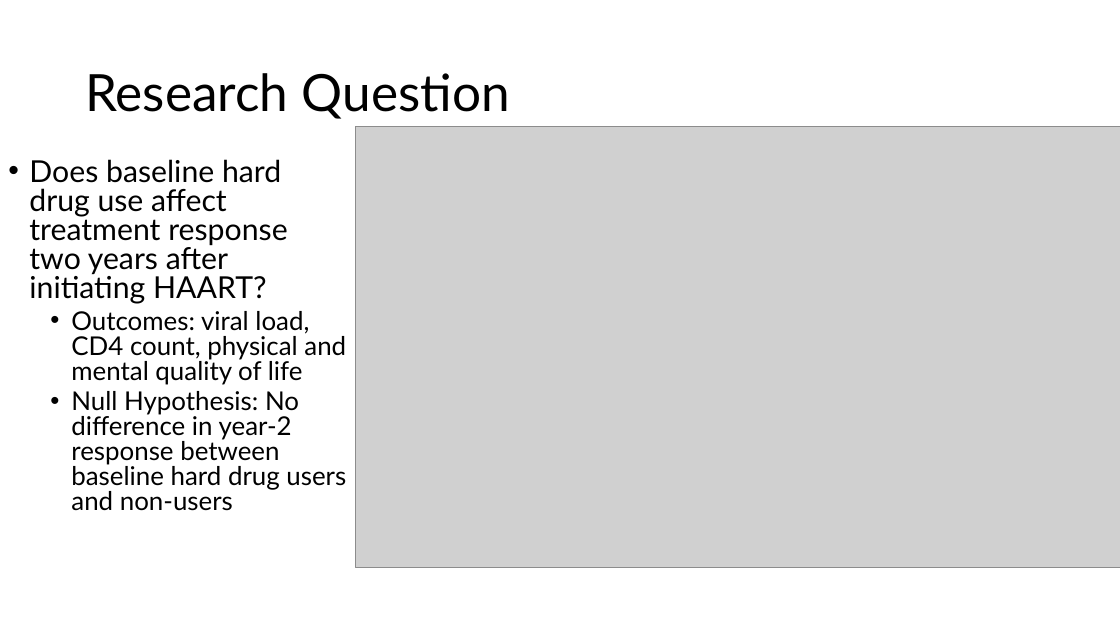
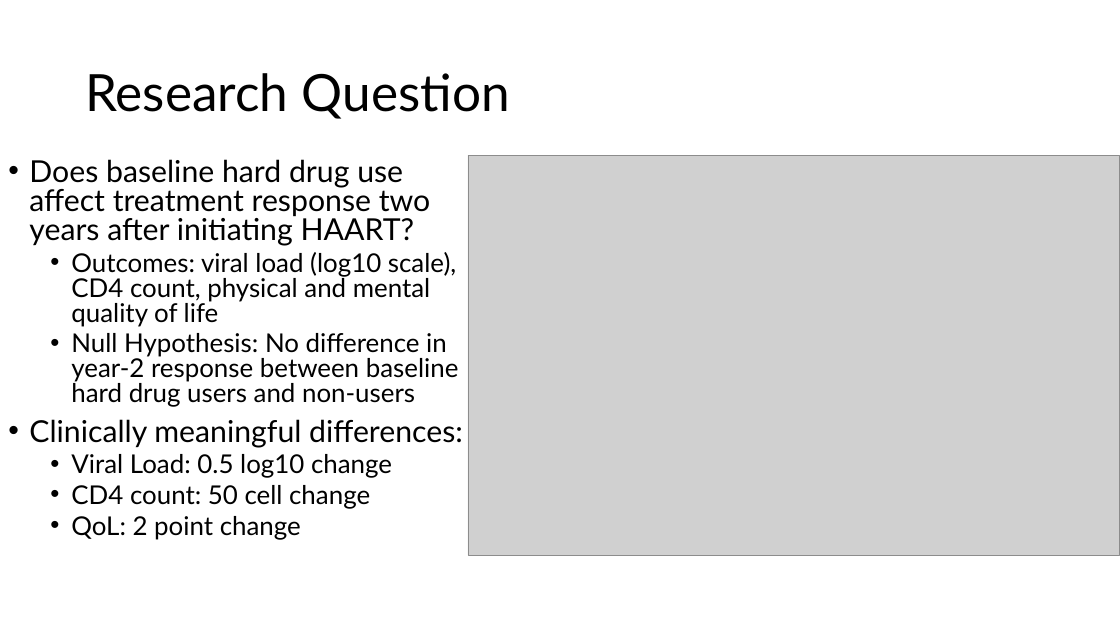
Before and after one commit to eweible/BIOS6624, a slide deck: slide 2 of P1/Dissemination/Interim Presentation.pptx. Drawn at 1120x630 pixels with LibreOffice and Linux fonts; fonts in the diff are those of the drawing; grey boxes stand for pictures. Boxes give left, top, right and bottom in pixels: in the first picture for what was removed or moved away, otherwise in the second. Text is boxed around its words. In the diff, an @@ line names an element or a change of style, - is before the commit and + after.

```diff
--- a/P1/Dissemination/Interim Presentation.pptx
+++ b/P1/Dissemination/Interim Presentation.pptx
@@ picture: place and size @@
-picture at box(355, 126, 1120, 567)
+picture at box(468, 155, 1120, 555)
@@ text at box(71, 252, 456, 327): text changed @@
-  • Outcomes: viral load, CD4 count, physical and mental quality of life
+  • Outcomes: viral load (log10 scale), CD4 count, physical and mental quality of life
@@ text at box(29, 419, 463, 540): paragraphs added @@
+• Clinically meaningful differences:
+  • Viral Load: 0.5 log10 change
+  • CD4 count: 50 cell change
+  • QoL: 2 point change
```
Also in this commit, not shown: 1 other slide changed, 2 other files.
